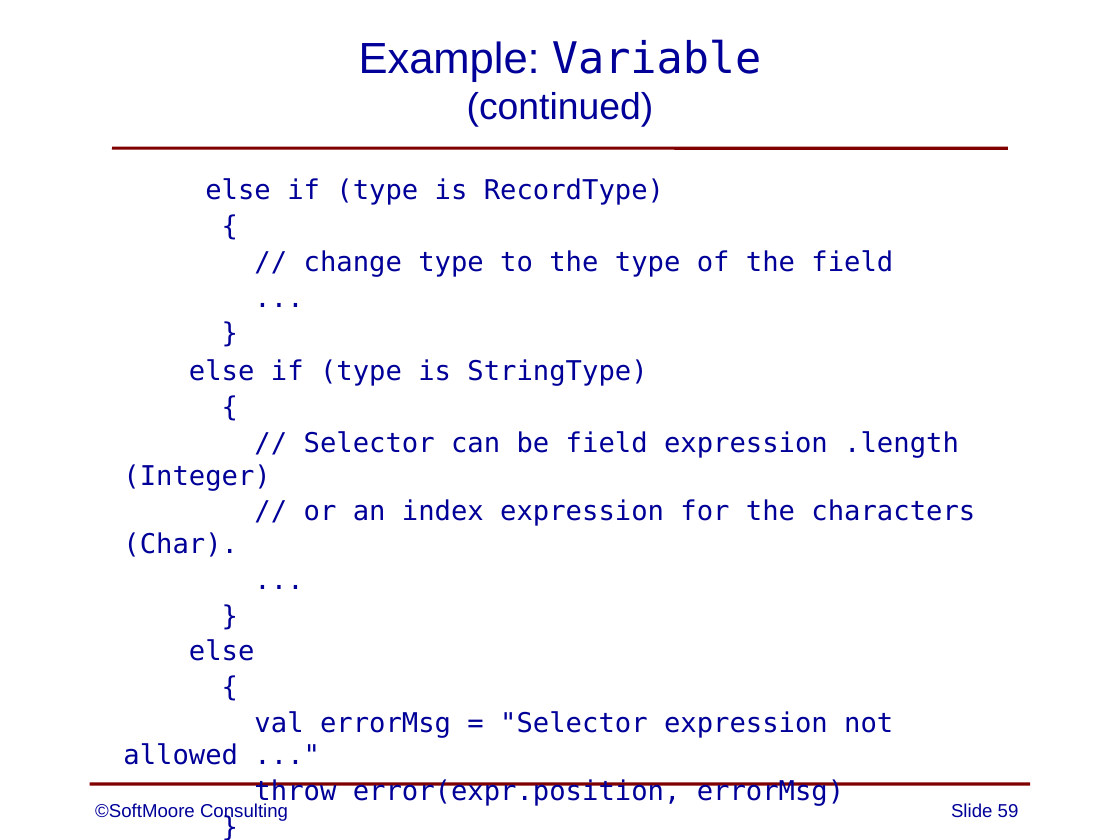
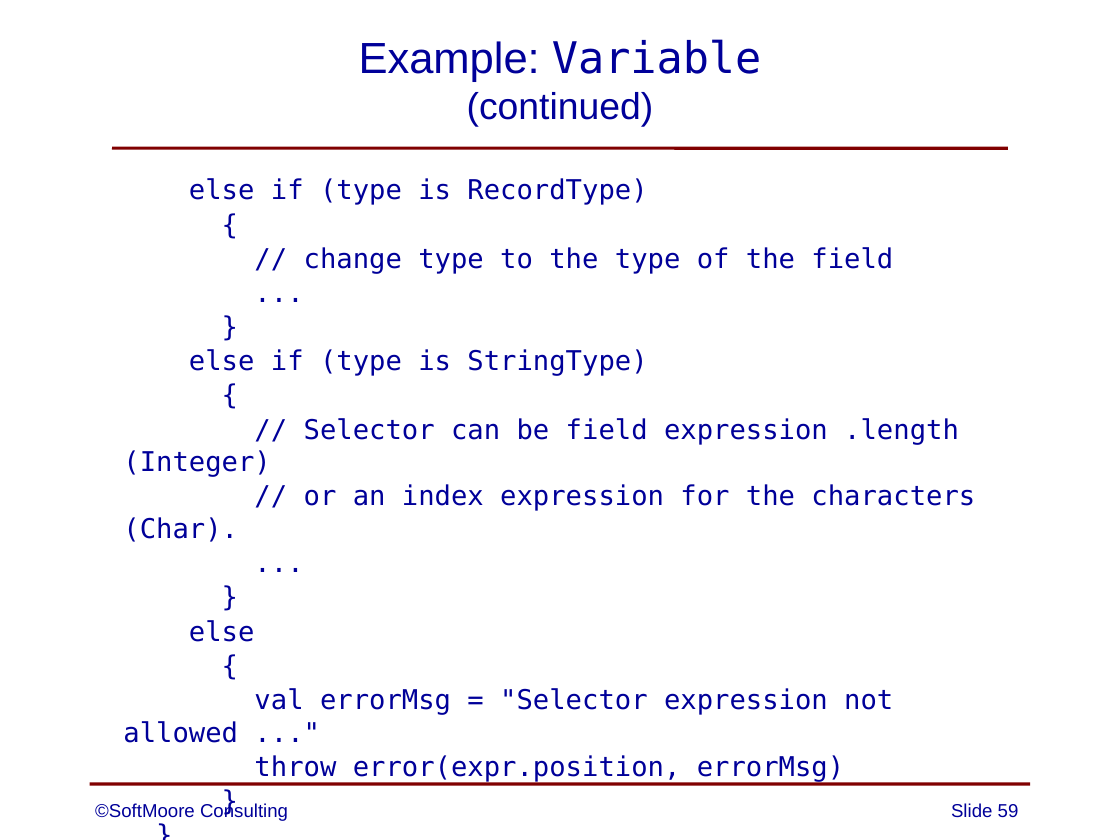
Before and after one commit to SoftMoore/CPRL-Kt-2nd, a slide deck: slide 59 of PowerPoints/08 - Abstract Syntax Trees.pptx. Drawn at 1120x840 pixels with LibreOffice and Linux fonts; fonts in the diff are those of the drawing. Boxes give left, top, right and bottom in pixels: in the first picture for what was removed or moved away, otherwise in the second. Text is boxed around its words. In the diff, an @@ line names an element or a change of style, - is before the commit and + after.

```diff
--- a/PowerPoints/08 - Abstract Syntax Trees.pptx
+++ b/PowerPoints/08 - Abstract Syntax Trees.pptx
@@ text at <box>123,178,975,782</box>: paragraph added @@
+  }
@@ text at <box>123,178,975,782</box>: less space between paragraphs @@
```
Also in this commit, not shown: 2 other slides changed.
